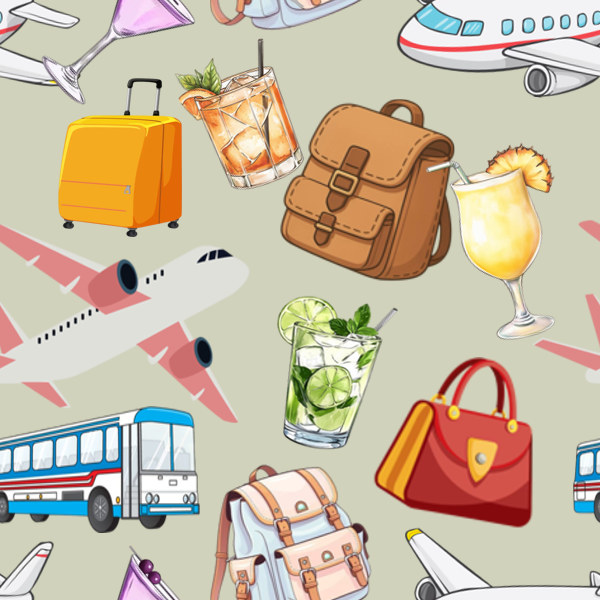
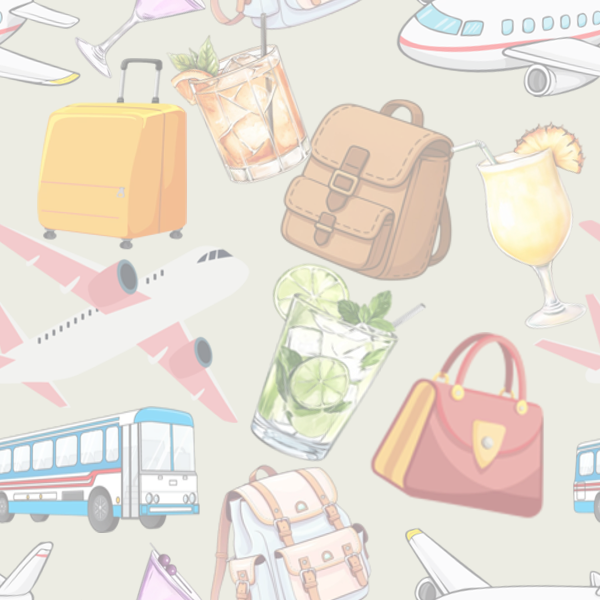
Layered file, before and after one edit (600x600). Changes by layer:
added layer "顏料圖層 1" (screen, 82%) above "副本自 背景" over bbox(0, 0, 600, 600)
painted on "副本自 背景" over bbox(192, 0, 448, 448)
painted on "背景" (1st of 11) over bbox(0, 128, 256, 384)
painted on "背景" (2nd of 11) over bbox(64, 0, 384, 600)
painted on "背景" (3rd of 11) over bbox(192, 0, 600, 600)
painted on "背景" (4th of 11) over bbox(0, 64, 600, 320)
painted on "背景" (5th of 11) over bbox(64, 192, 320, 448)
painted on "背景" (7th of 11) over bbox(0, 0, 192, 600)
painted on "背景" (9th of 11) over bbox(0, 0, 600, 600)
painted on "背景" (10th of 11) over bbox(64, 0, 600, 512)
painted on "背景" (11th of 11) over bbox(0, 0, 600, 600)